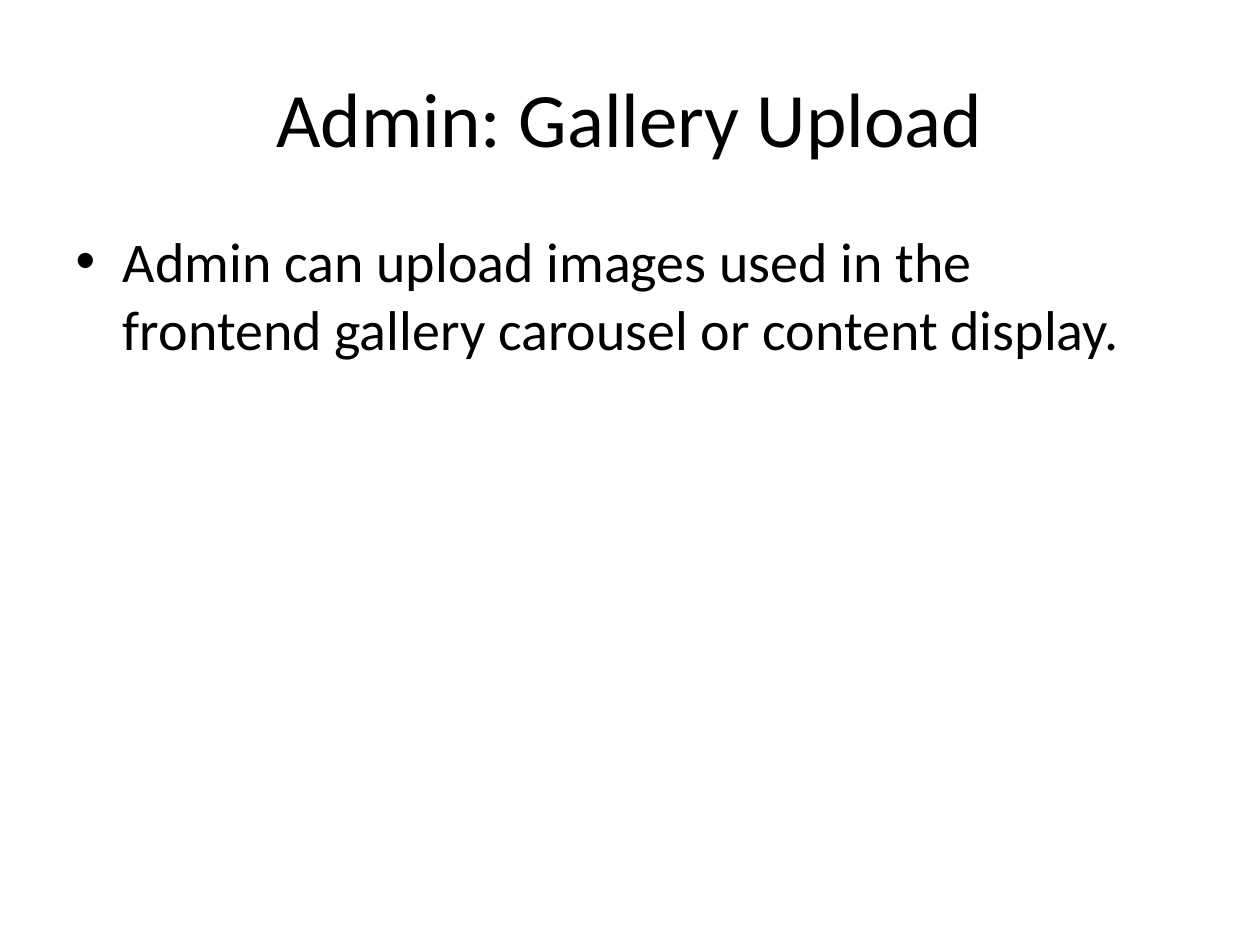
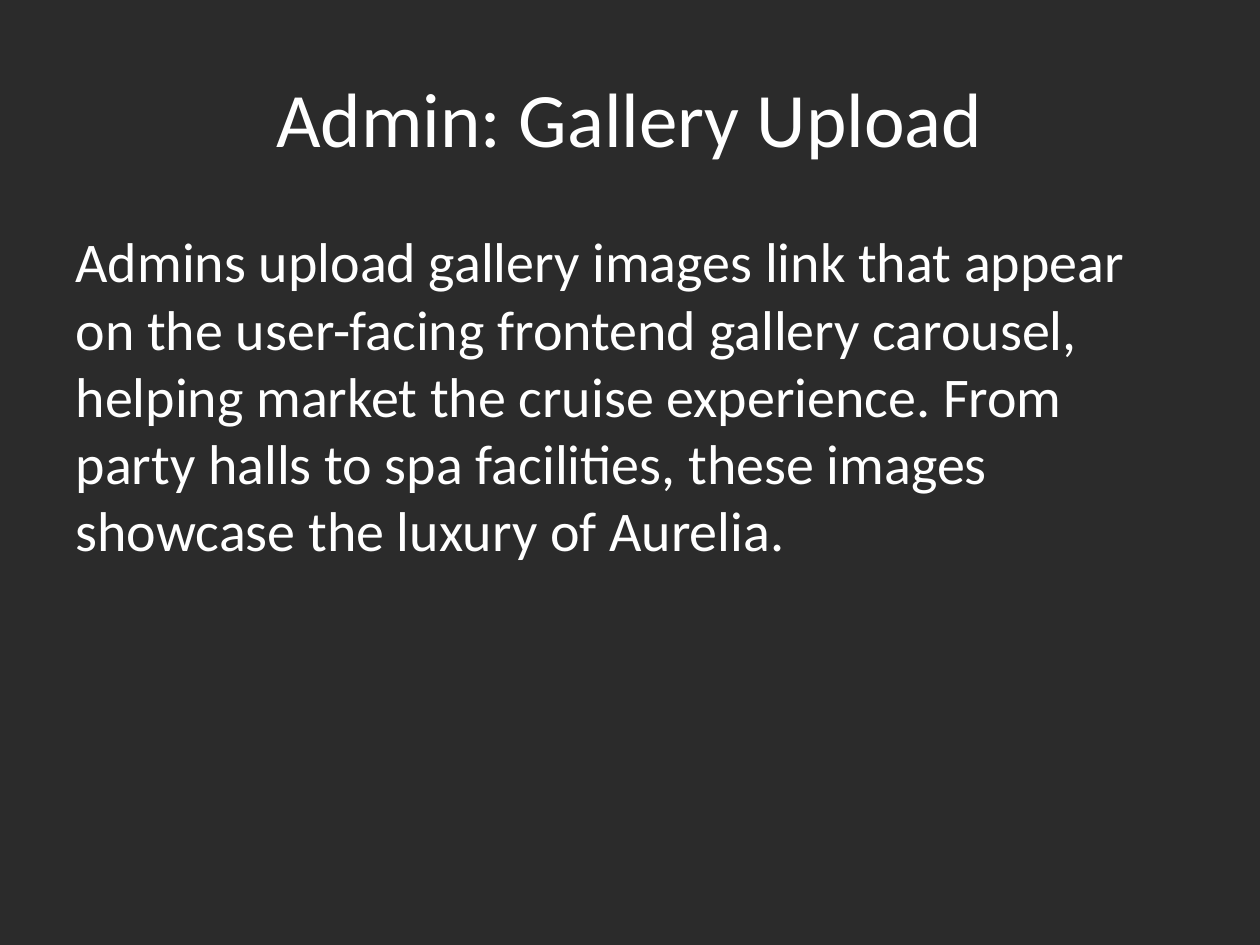
Before and after one commit to Debadrita-rgb/Cruise-Management, a slide deck: slide 20 of presentation/Aurelia_Cruise_Project_Presentation.pptx (slide 4 before the commit). Drawn at 1260x945 pixels with LibreOffice and Linux fonts; fonts in the diff are those of the drawing; background and template pictures are left out; a plain dark background stands for a picture behind light text. Boxes give left, top, right and bottom in pixels: in the first picture for what was removed or moved away, otherwise in the second. Text is boxed around its words. In the diff, an @@ line names an element or a change of style, - is before the commit and + after.

Commit message:
add slider from admin and user

```diff
--- a/presentation/Aurelia_Cruise_Project_Presentation.pptx
+++ b/presentation/Aurelia_Cruise_Project_Presentation.pptx
@@ background #FFFFFF to picture (left out) @@
@@ title "Admin: Gallery Upload" at (276, 93, 982, 160): text colour #000000 to #FFFFFF @@
@@ text at (76, 243, 1124, 560): text changed; text colour #000000 to #FFFFFF @@
-• Admin can upload images used in the frontend gallery carousel or content display.
+Admins upload gallery images link that appear on the user-facing frontend gallery carousel, helping market the cruise experience. From party halls to spa facilities, these images showcase the luxury of Aurelia.
```
Also in this commit, not shown: 23 other slides changed, 11 slides added, 1 slide removed, 30 other files.
